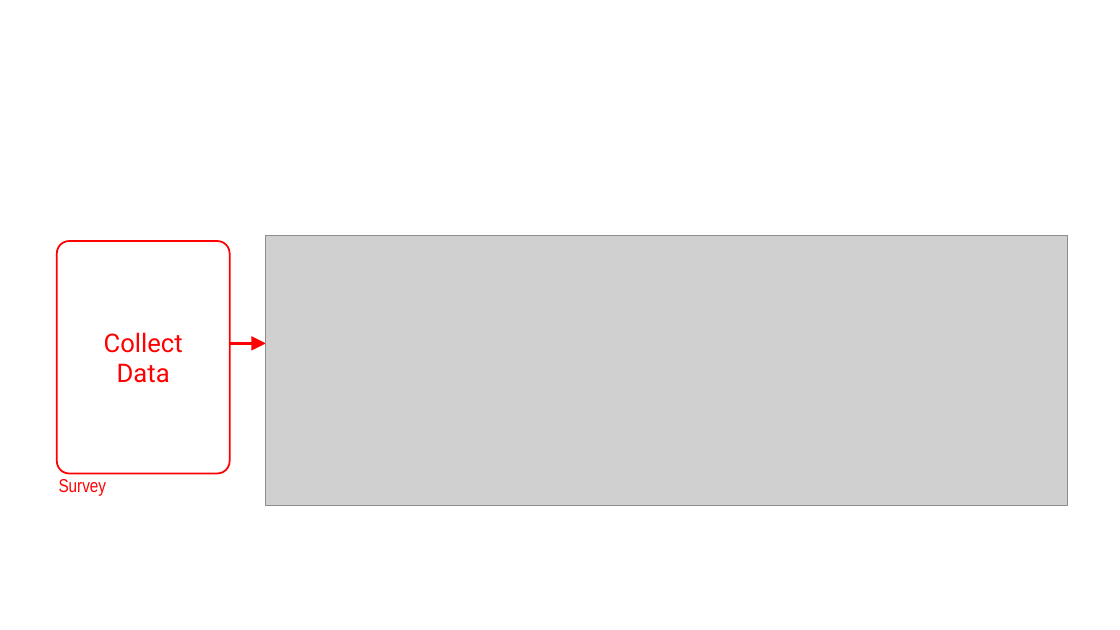
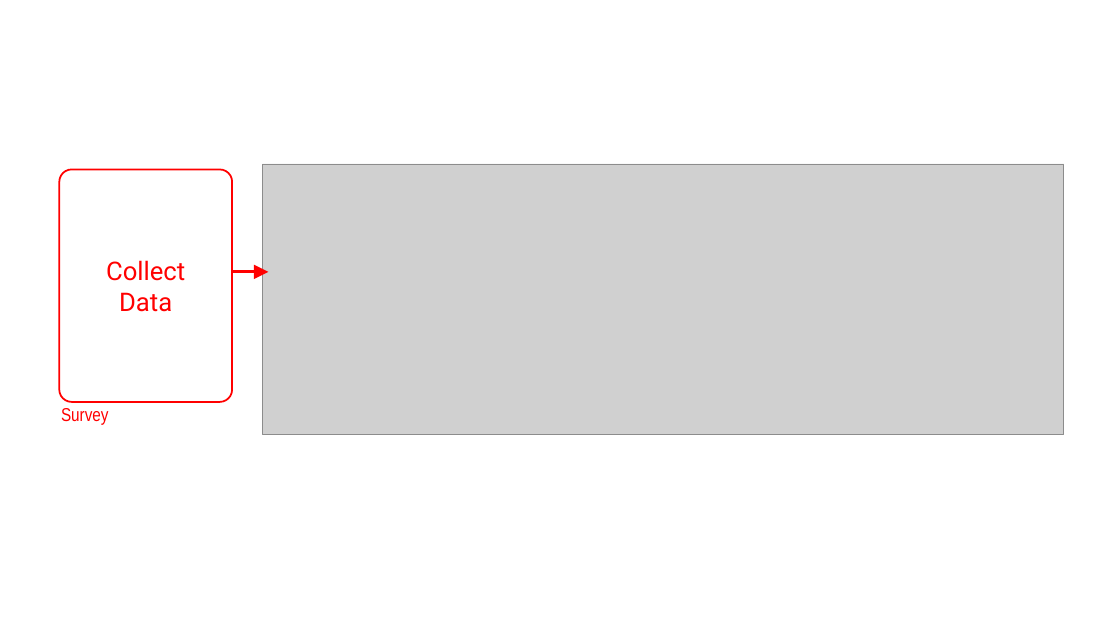
Before and after one commit to jhelvy/2025-posit-conf-surveydown, a slide deck: slide 7 of images/images.pptx. Drawn at 1120x630 pixels with LibreOffice and Linux fonts; fonts in the diff are those of the drawing; grey boxes stand for pictures. Boxes give left, top, right and bottom in pixels: in the first picture for what was removed or moved away, otherwise in the second. Text is boxed around its words. In the diff, an @@ line names an element or a change of style, - is before the commit and + after.

```diff
--- a/images/images.pptx
+++ b/images/images.pptx
@@ rounded rectangle "Collect": place and size @@
-rounded rectangle "Collect" at [57,241,230,474]
+rounded rectangle "Collect" at [60,170,233,402]
@@ picture: place and size @@
-picture at [266,235,1068,506]
+picture at [263,164,1065,434]
@@ arrow moved from (229, 344) - (266, 344) to (232, 272) - (269, 272) @@
@@ text "Survey": place and size @@
-text "Survey" at [59,479,106,496]
+text "Survey" at [61,408,108,425]
```
Also in this commit, not shown: 9 other slides changed, 2 slides removed, 39 other files.
